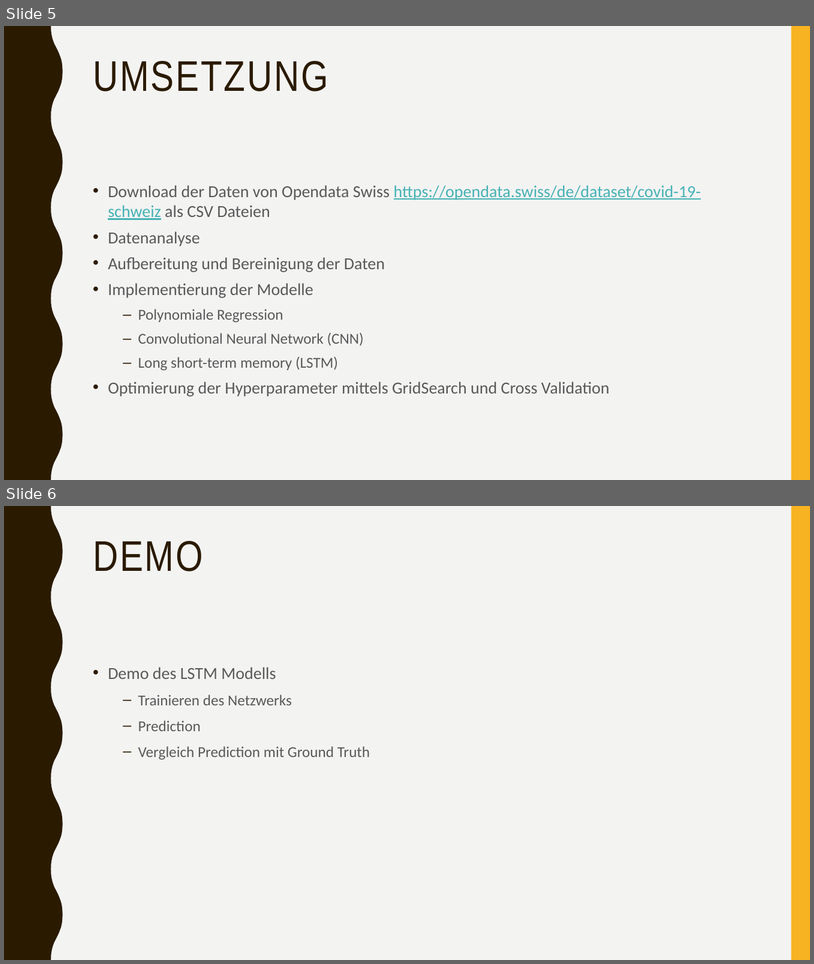
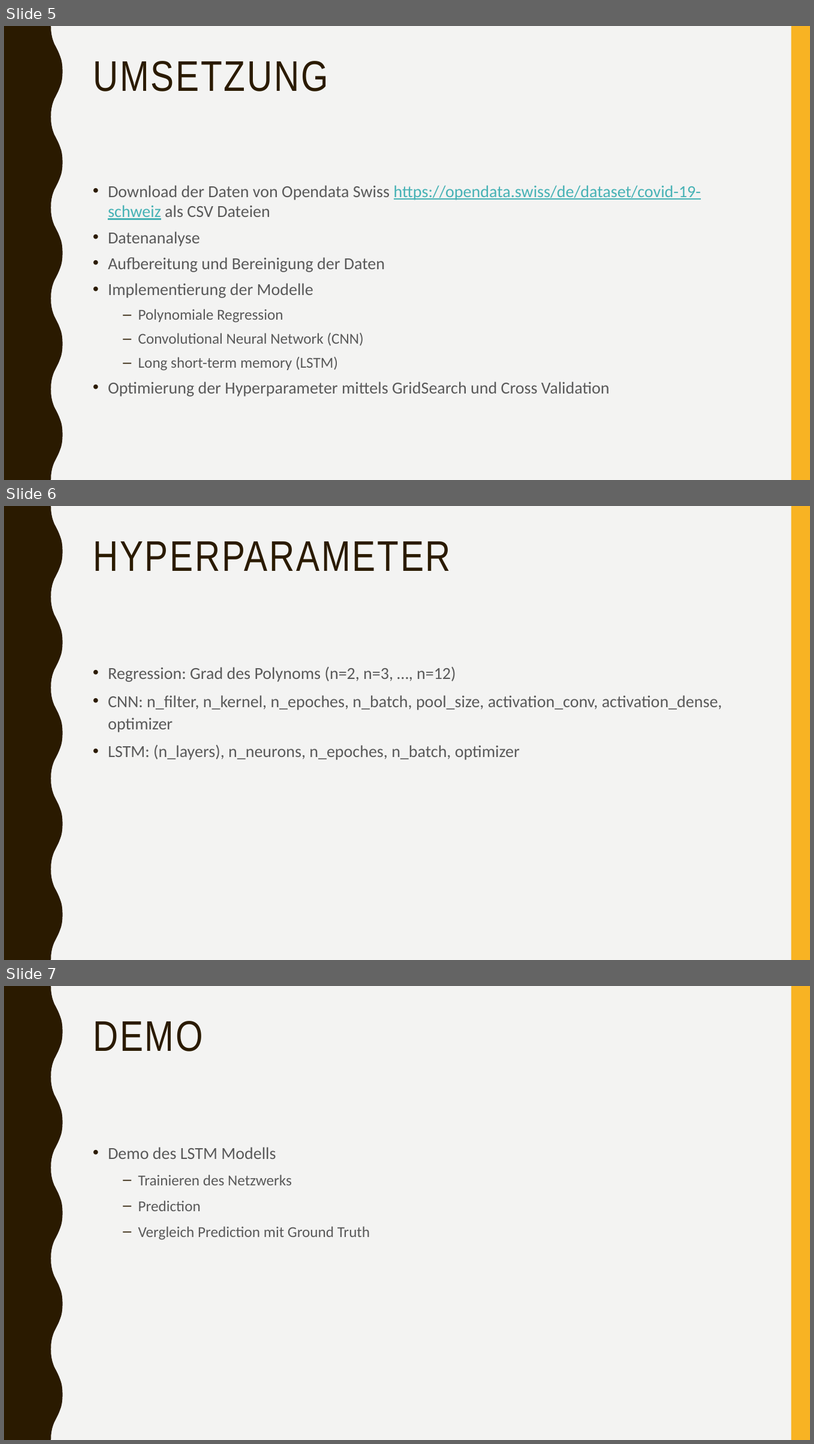
Before and after one commit to maggi71/ml-corona, a slide deck: resources/presentation/Abschlusspraesentation Amrein Furrer.pptx. Shown one above the other, each under a label of ours: slides 5 and 6 before the commit, slides 5, 6 and 7 after it. The pictures are 814x964 and 814x1444 pixels, drawn with LibreOffice and Linux fonts; fonts in the diff are those of the drawing. Boxes give left, top, right and bottom in pixels: in the first picture for what was removed or moved away, otherwise in the second. Text is boxed around its words. In the diff, an @@ line names an element or a change of style, - is before the commit and + after.

Commit message:
Add list of hyperparameters to presentation

```diff
--- a/resources/presentation/Abschlusspraesentation Amrein Furrer.pptx
+++ b/resources/presentation/Abschlusspraesentation Amrein Furrer.pptx
@@ slide 6 added at (4, 506, 810, 960), background #F3F3F2; not listed: 2 template elements that a slide beside it also shows @@
@@ title added at (93, 541, 451, 571), 51 pt, text #2A1A00 @@
+HYPERPARAMETER
@@ text added at (108, 666, 723, 760), 20 pt, text #595959 @@
+• Regression: Grad des Polynoms (n=2, n=3, …, n=12)
+• CNN: n_filter, n_kernel, n_epoches, n_batch, pool_size, activation_conv, activation_dense, optimizer
+• LSTM: (n_layers), n_neurons, n_epoches, n_batch, optimizer
@@ what was slide 6 is now slide 7 @@
```
